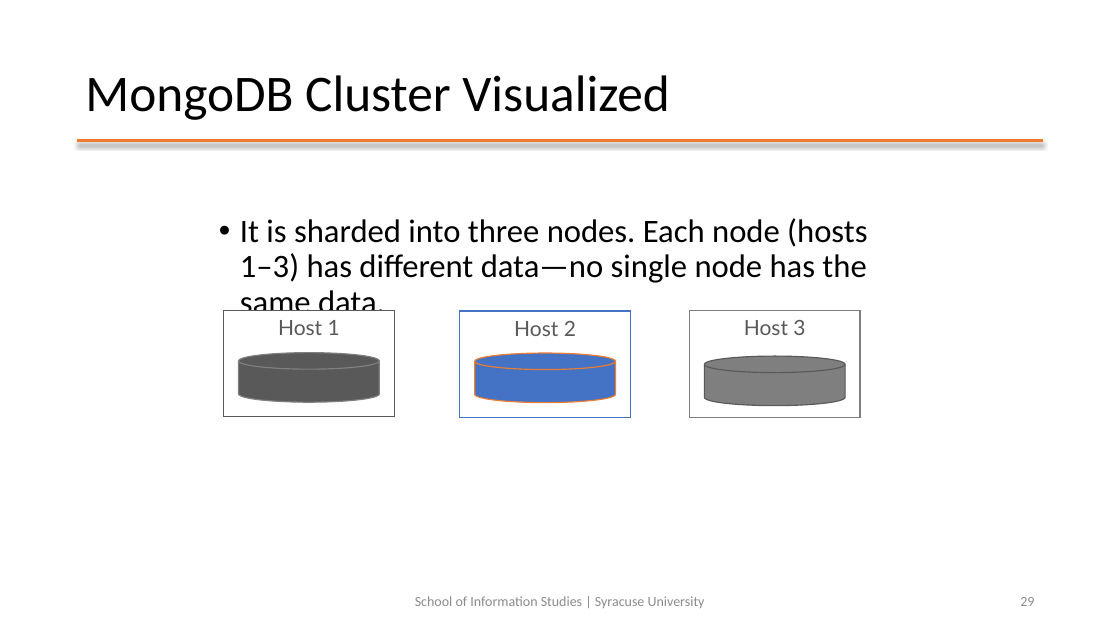
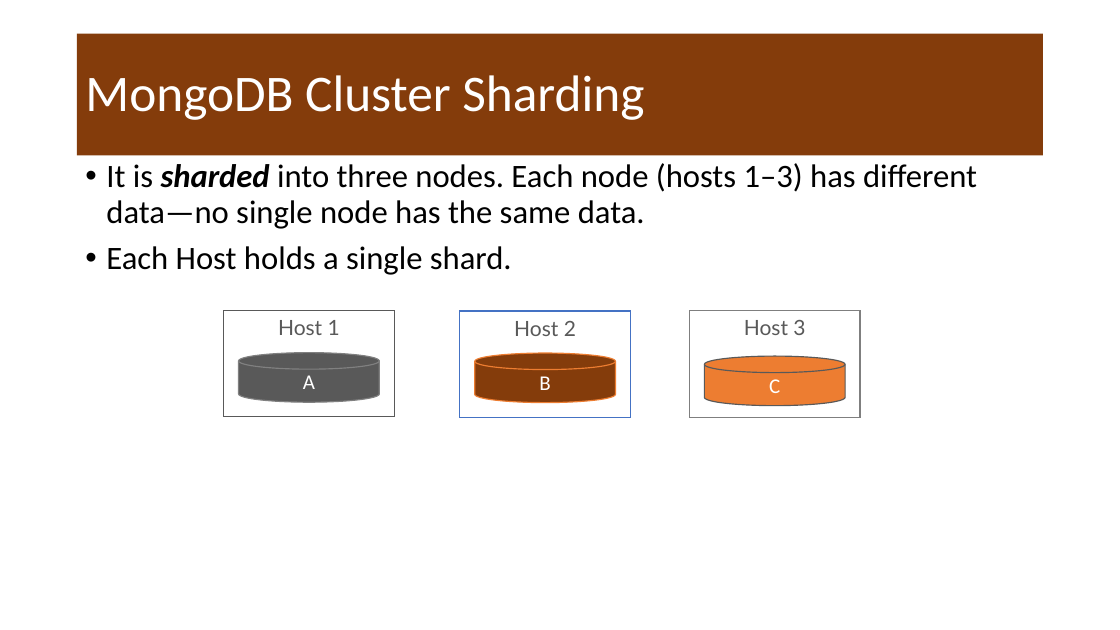
Before and after one commit to mafudge/ist769-old, a slide deck: slide 24 of content/F-Document/F-Document.pptx (slide 29 before the commit). Drawn at 1120x630 pixels with LibreOffice and Linux fonts; fonts in the diff are those of the drawing. Boxes give left, top, right and bottom in pixels: in the first picture for what was removed or moved away, otherwise in the second. Text is boxed around its words. In the diff, an @@ line names an element or a change of style, - is before the commit and + after.

```diff
--- a/content/F-Document/F-Document.pptx
+++ b/content/F-Document/F-Document.pptx
@@ title "MongoDB Cluster Sharding": place and size @@
-title "MongoDB Cluster Sharding" at (85, 75, 670, 120)
+title "MongoDB Cluster Sharding" at (77, 34, 1044, 155)
@@ title "MongoDB Cluster Sharding" at (77, 34, 1044, 155): fill none to #843C0B; outline none to #ED7D31 3 pt @@
@@ title at (85, 75, 644, 120): text changed; text colour #000000 to #FFFFFF @@
-MongoDB Cluster Visualized
+MongoDB Cluster Sharding
@@ line removed from (77, 140) to (1044, 140) @@
@@ text "It is sharded into three ...": place and size @@
-text "It is sharded into three ..." at (240, 218, 867, 283)
+text "It is sharded into three ..." at (77, 155, 1044, 568)
@@ text "It is sharded into three ..." at (77, 155, 1044, 568): fill none to #FFFFFF; outline none to #ED7D31 3 pt @@
@@ text at (106, 163, 977, 229): bold on, italic on in "sharded" @@
@@ text at (106, 246, 512, 275): paragraph added @@
+• Each Host holds a single shard.
@@ cylinder "B" at (475, 353, 616, 402): fill #4472C4 to #843C0B @@
@@ cylinder "C" at (705, 356, 846, 406): fill #7F7F7F to #ED7D31 @@
@@ text in cylinder at (303, 375, 315, 389): text added @@
+A
@@ text in cylinder at (539, 376, 550, 390): text added @@
+B
@@ text in cylinder at (769, 379, 780, 393): text added @@
+C
@@ text removed at (415, 596, 705, 608) @@
-School of Information Studies | Syracuse University
@@ page number removed at (1020, 597, 1034, 606) @@
-29
```
Also in this commit, not shown: 14 other slides changed, 11 slides added, 58 slides removed, 7 other files.
